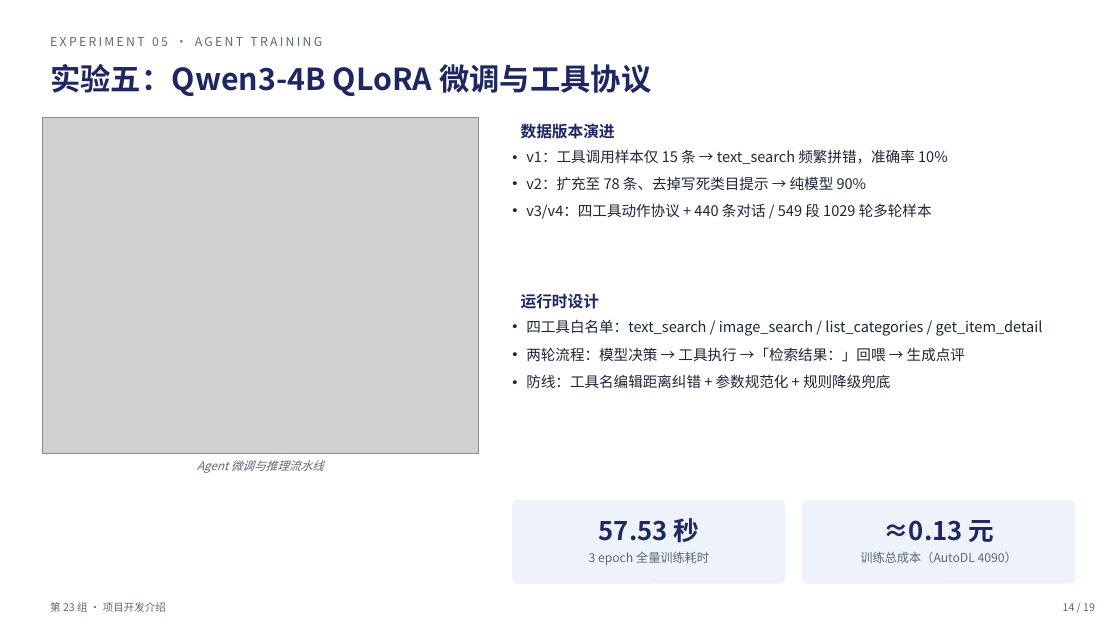
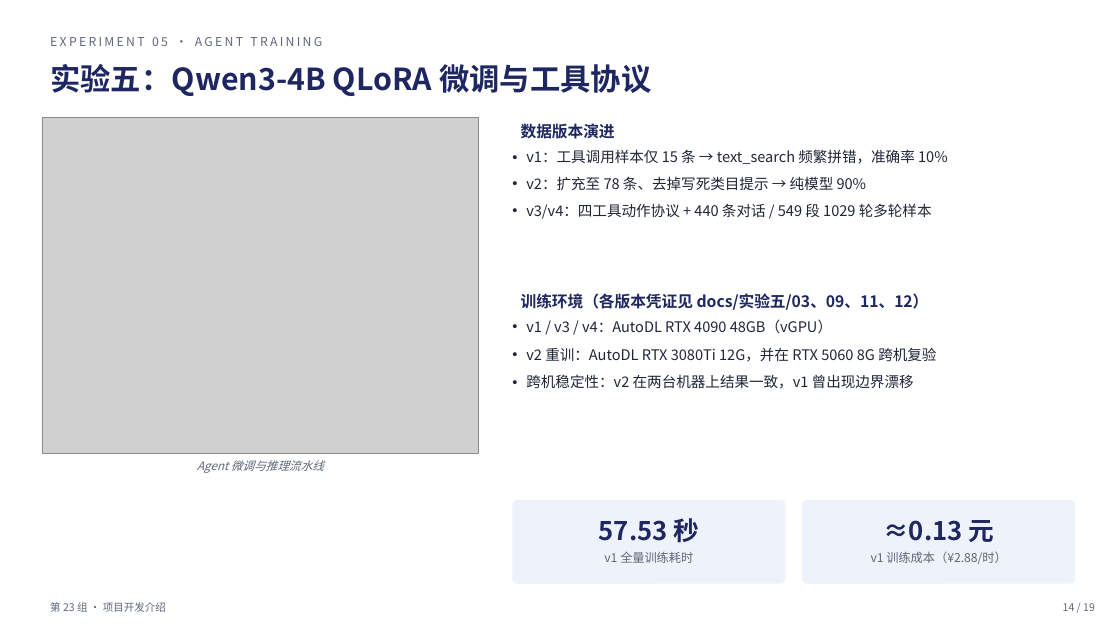
Before and after one commit to serendip215-cell/Agent_ShopVision, a slide deck: slide 14 of docs/交付材料/期末_第23组/03_开发介绍视频与PPT/项目开发介绍_第23组.pptx. Drawn at 1120x630 pixels with LibreOffice and Linux fonts; fonts in the diff are those of the drawing; grey boxes stand for pictures. Boxes give left, top, right and bottom in pixels: in the first picture for what was removed or moved away, otherwise in the second. Text is boxed around its words. In the diff, an @@ line names an element or a change of style, - is before the commit and + after.

Commit message:
fix(ppt): 修正训练机口径——实验二是本组 5060Ti WSL2 训练，AutoDL 只属实验五 Agent 各版本

```diff
--- a/docs/交付材料/期末_第23组/03_开发介绍视频与PPT/项目开发介绍_第23组.pptx
+++ b/docs/交付材料/期末_第23组/03_开发介绍视频与PPT/项目开发介绍_第23组.pptx
@@ text at box(521, 293, 929, 310): text changed @@
-运行时设计
+训练环境（各版本凭证见 docs/实验五/03、09、11、12）
@@ text at box(526, 319, 936, 389): text changed @@
-• 四工具白名单：text_search / image_search / list_categories / get_item_detail
-• 两轮流程：模型决策 → 工具执行 →「检索结果：」回喂 → 生成点评
-• 防线：工具名编辑距离纠错 + 参数规范化 + 规则降级兜底
+• v1 / v3 / v4：AutoDL RTX 4090 48GB（vGPU）
+• v2 重训：AutoDL RTX 3080Ti 12G，并在 RTX 5060 8G 跨机复验
+• 跨机稳定性：v2 在两台机器上结果一致，v1 曾出现边界漂移
@@ text at box(604, 552, 693, 563): text changed @@
-3 epoch 全量训练耗时
+v1 全量训练耗时
@@ text at box(871, 552, 1006, 564): text changed @@
-训练总成本（AutoDL 4090）
+v1 训练成本（¥2.88/时）
```
Also in this commit, not shown: 1 other slide changed.
